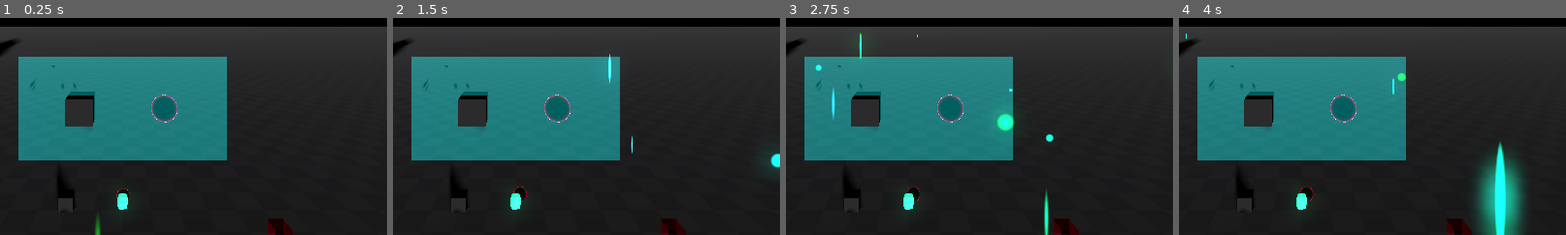
Above: before the commit, frames 1-4 (left to right).
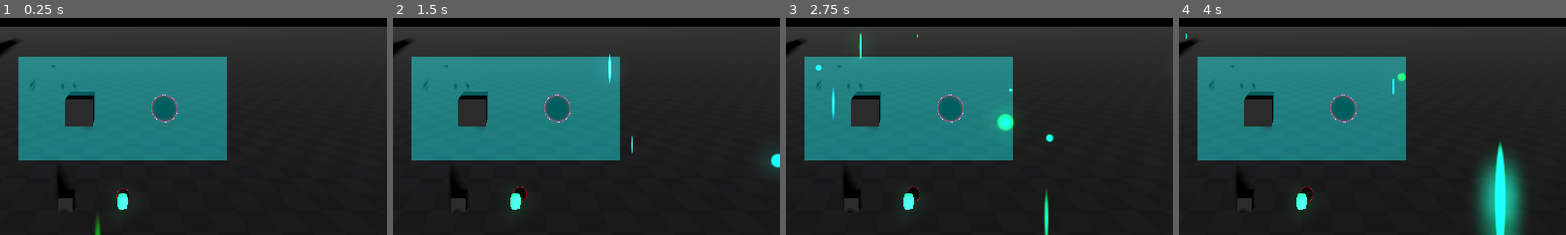
Above: after the commit, the same moments.

Repository: JD-The-65th/cyberbreak
Game: Godot game, scene res://levels/testing_environment.tscn
Two runs of this game, one before a commit and one after it. Both use one fixed random seed, a clock stepped at 60 frames per second and the inputs below.
Inputs (mouse positions are % of the whole screen's width and height, from its top left):
- Up to frame 1 (0.25 s): no input
- Up to frame 2 (1.5 s): move the mouse to (72, 45) at 0.52 s; click (72, 45) at 0.67 s; drag from (30, 55) to (45, 70) at 1.27 s
- Up to frame 3 (2.75 s): move the mouse to (60, 28) at 2.02 s; click (60, 28) at 2.17 s
- Up to frame 4 (4 s): drag from (45, 70) to (20, 35) at 2.77 s; move the mouse to (80, 65) at 3.52 s; click (80, 65) at 3.67 s
The pictures show only the part of the screen within x 34-84%, y 50-100%; the shares and areas given below are measured in that part.

The runs differ from the first frame. In frame 1, 0.4% of the frame differs, in the area x 69-76%, y 92-100%; in frame 2, 0.4%; in frame 3, 0.4%; in frame 4, 0.4%.

Commit message:
Remove more Snap Stuff

Diff:
--- a/levels/testing_environment.tscn
+++ b/levels/testing_environment.tscn
@@ -1,13 +1,11 @@
-[gd_scene load_steps=27 format=3 uid="uid://c1sf2cab6jct7"]
+[gd_scene load_steps=20 format=3 uid="uid://c1sf2cab6jct7"]
 
 [ext_resource type="Texture2D" uid="uid://b7qnw50peaqjp" path="res://addons/kenney_prototype_textures/dark/texture_08.png" id="1_y1pph"]
 [ext_resource type="PackedScene" uid="uid://clc5dre31iskm" path="res://addons/godot-xr-tools/xr/start_xr.tscn" id="2_nq5sa"]
 [ext_resource type="PackedScene" uid="uid://cmo5ssdte7tsp" path="res://scenes/xr_origin_3d.tscn" id="3_mg21i"]
 [ext_resource type="PackedScene" uid="uid://b5c0nr3os77h8" path="res://components/MSFS/msfs_particle_emitter.tscn" id="4_il5h1"]
 [ext_resource type="AudioStream" uid="uid://81cwh4y8n8m" path="res://music/unfa/rest/unfaRest.ogg" id="8_dninl"]
-[ext_resource type="Shader" path="res://materials/testHolo.gdshader" id="9_3lxmk"]
 [ext_resource type="PackedScene" uid="uid://v6tatf78qgf8" path="res://scenes/square_base.tscn" id="9_tbnho"]
-[ext_resource type="Script" path="res://components/SnapZone/SnapZoneFace.gd" id="10_tc26t"]
 [ext_resource type="PackedScene" uid="uid://c0te0uofm7c26" path="res://scenes/v2phys_joint.tscn" id="13_1ycmv"]
 [ext_resource type="PackedScene" uid="uid://lh57dcb6lu25" path="res://scenes/ToolTips/entropy_tool_tip.tscn" id="13_duwm2"]
 
@@ -56,24 +54,6 @@
 
 [sub_resource type="ConcavePolygonShape3D" id="ConcavePolygonShape3D_ejfl3"]
 data = PackedVector3Array(-2, 1, 0.25, 2, 1, 0.25, -2, -1, 0.25, 2, 1, 0.25, 2, -1, 0.25, -2, -1, 0.25, 2, 1, -0.25, -2 …(392 unchanged characters)…
-
-[sub_resource type="GDScript" id="GDScript_7rssl"]
-resource_name = "SquareBase"
-script/source = "extends Module
-"
-
-[sub_resource type="BoxMesh" id="BoxMesh_k6inr"]
-size = Vector3(0.125, 0.125, 0.125)
-
-[sub_resource type="ShaderMaterial" id="ShaderMaterial_cll1t"]
-render_priority = 0
-shader = ExtResource("9_3lxmk")
-
-[sub_resource type="ConvexPolygonShape3D" id="ConvexPolygonShape3D_vb0v3"]
-points = PackedVector3Array(-0.0625, -0.0625, -0.0625, 0.0625, 0.0625, 0.0625, 0.0625, -0.0625, 0.0625, 0.0625, 0.0625, -0.0625, -0.0625, 0.0625, 0.0625, 0.0625, -0.0625, -0.0625, -0.0625, -0.0625, 0.0625, -0.0625, 0.0625, -0.0625)
-
-[sub_resource type="BoxShape3D" id="BoxShape3D_s7uvh"]
-size = Vector3(0.126282, 0.0990529, 0.123752)
 
 [node name="Testing Environment" type="Node3D"]
 
@@ -137,81 +117,4 @@
 stream = ExtResource("8_dninl")
 autoplay = true
 
-[node name="SquareBase2" type="RigidBody3D" parent="."]
-transform = Transform3D(1, 0, 0, 0, 1, 0, 0, 0, 1, 1.19893, 0.00457695, -2.16892)
-collision_layer = 4
-collision_mask = 720903
-mass = 1.62
-continuous_cd = true
-script = SubResource("GDScript_7rssl")
-
-[node name="MeshInstance3D" type="MeshInstance3D" parent="SquareBase2"]
-mesh = SubResource("BoxMesh_k6inr")
-surface_material_override/0 = SubResource("ShaderMaterial_cll1t")
-
-[node name="CollisionShape3D" type="CollisionShape3D" parent="SquareBase2"]
-shape = SubResource("ConvexPolygonShape3D_vb0v3")
-
-[node name="SnapZoneFace" type="Area3D" parent="SquareBase2"]
-transform = Transform3D(1, 0, 0, 0, 1, 0, 0, 0, 1, 0, 0.065299, 0)
-collision_layer = 1024
-collision_mask = 2048
-monitorable = false
-script = ExtResource("10_tc26t")
-
-[node name="CollisionShape3D" type="CollisionShape3D" parent="SquareBase2/SnapZoneFace"]
-transform = Transform3D(1, 0, 0, 0, 1, 0, 0, 0, 1, 0, -0.00776088, 0)
-shape = SubResource("BoxShape3D_s7uvh")
-
-[node name="Generic6DOFJoint3D" type="Generic6DOFJoint3D" parent="SquareBase2/SnapZoneFace"]
-node_a = NodePath("../StaticBody3D")
-linear_limit_x/softness = 2.0
-linear_limit_y/softness = 2.0
-linear_limit_z/softness = 2.0
-
-[node name="StaticBody3D" type="StaticBody3D" parent="SquareBase2/SnapZoneFace"]
-collision_layer = 0
-collision_mask = 0
-
-[node name="SquareBase3" type="RigidBody3D" parent="."]
-transform = Transform3D(1, 0, 0, 0, 1, 0, 0, 0, 1, 2.22411, 0.00457695, -1.5642)
-collision_layer = 4
-collision_mask = 720903
-mass = 1.62
-continuous_cd = true
-script = SubResource("GDScript_7rssl")
-
-[node name="MeshInstance3D" type="MeshInstance3D" parent="SquareBase3"]
-mesh = SubResource("BoxMesh_k6inr")
-surface_material_override/0 = SubResource("ShaderMaterial_cll1t")
-
-[node name="CollisionShape3D" type="CollisionShape3D" parent="SquareBase3"]
-shape = SubResource("ConvexPolygonShape3D_vb0v3")
-
-[node name="SnapZoneFace" type="Area3D" parent="SquareBase3"]
-transform = Transform3D(1, 0, 0, 0, 1, 0, 0, 0, 1, 0, 0.065299, 0)
-collision_layer = 1024
-collision_mask = 2048
-monitorable = false
-script = ExtResource("10_tc26t")
-
-[node name="CollisionShape3D" type="CollisionShape3D" parent="SquareBase3/SnapZoneFace"]
-transform = Transform3D(1, 0, 0, 0, 1, 0, 0, 0, 1, 0, -0.00776088, 0)
-shape = SubResource("BoxShape3D_s7uvh")
-
-[node name="Generic6DOFJoint3D" type="Generic6DOFJoint3D" parent="SquareBase3/SnapZoneFace"]
-node_a = NodePath("../StaticBody3D")
-linear_limit_x/softness = 2.0
-linear_limit_y/softness = 2.0
-linear_limit_z/softness = 2.0
-
-[node name="StaticBody3D" type="StaticBody3D" parent="SquareBase3/SnapZoneFace"]
-collision_layer = 0
-collision_mask = 0
-
-[connection signal="body_entered" from="SquareBase2/SnapZoneFace" to="SquareBase2/SnapZoneFace" method="_on_body_entered" flags=18]
-[connection signal="body_exited" from="SquareBase2/SnapZoneFace" to="SquareBase2/SnapZoneFace" method="_on_body_exited" flags=18]
-[connection signal="body_entered" from="SquareBase3/SnapZoneFace" to="SquareBase3/SnapZoneFace" method="_on_body_entered" flags=18]
-[connection signal="body_exited" from="SquareBase3/SnapZoneFace" to="SquareBase3/SnapZoneFace" method="_on_body_exited" flags=18]
-
 [editable path="XROrigin3D"]
